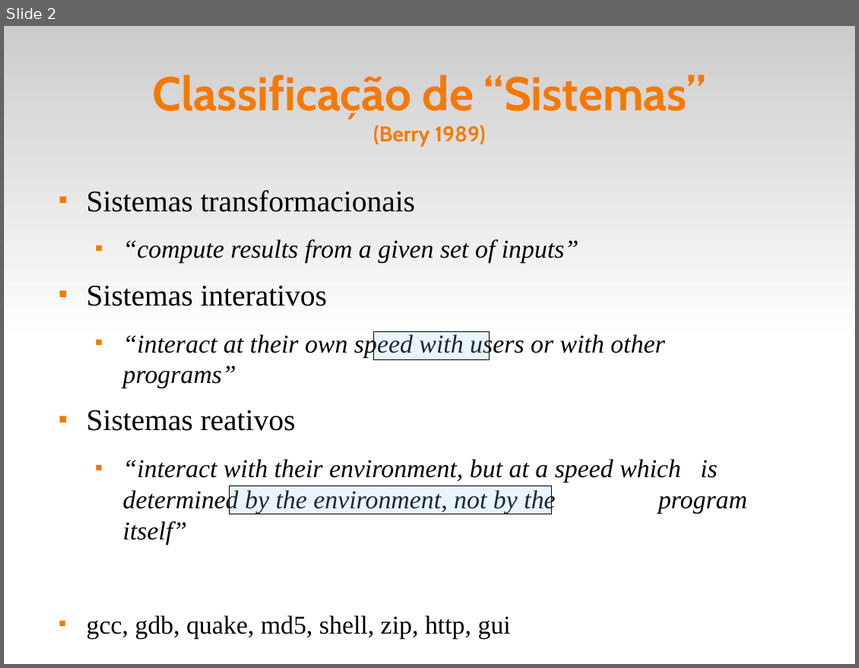
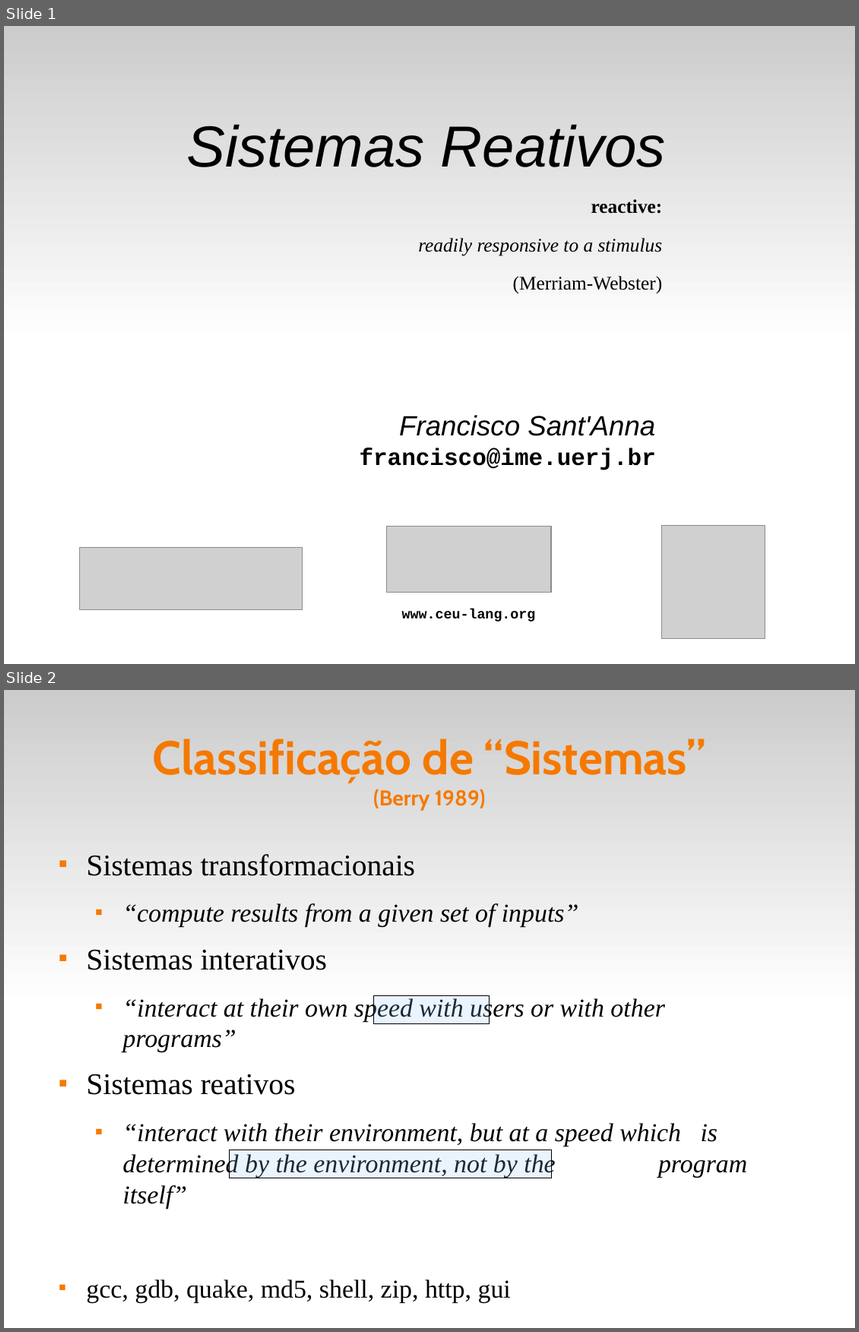
Before and after one commit to fsantanna-uerj/reativos, a slide deck: slides/01_reativos.odp. Shown one above the other, each under a label of ours: slide 2 before the commit, slides 1 and 2 after it. The pictures are 859x668 and 859x1332 pixels, drawn with LibreOffice and Linux fonts; fonts in the diff are those of the drawing; grey boxes stand for pictures. Boxes give left, top, right and bottom in pixels: in the first picture for what was removed or moved away, otherwise in the second. Text is boxed around its words. In the diff, an @@ line names an element or a change of style, - is before the commit and + after.

```diff
--- a/slides/01_reativos.odp
+++ b/slides/01_reativos.odp
@@ slide 1 added at <box>4,26,855,664</box>, background #FFFFFF; not listed: 1 template element that a slide beside it also shows @@
@@ subtitle added at <box>187,124,666,167</box>, 54 pt, text #000000, italic @@
+Sistemas Reativos
@@ text added at <box>418,199,663,294</box>, 18 pt, text #000000, italic @@
+reactive:
+readily responsive to a stimulus
+(Merriam-Webster)
@@ text added at <box>360,415,656,471</box>, 22 pt, text #000000, bold @@
+Francisco Sant'Anna
+francisco@ime.uerj.br
@@ picture added at <box>387,527,552,593</box> @@
@@ picture added at <box>662,526,765,639</box> @@
@@ picture added at <box>80,547,302,610</box> @@
@@ text added at <box>402,609,536,622</box>, 13 pt, text #000000, bold @@
+www.ceu-lang.org
```
Also in this commit, not shown: 1 slide changed, 3 other slides added, 2 slides removed, 4 other files.
